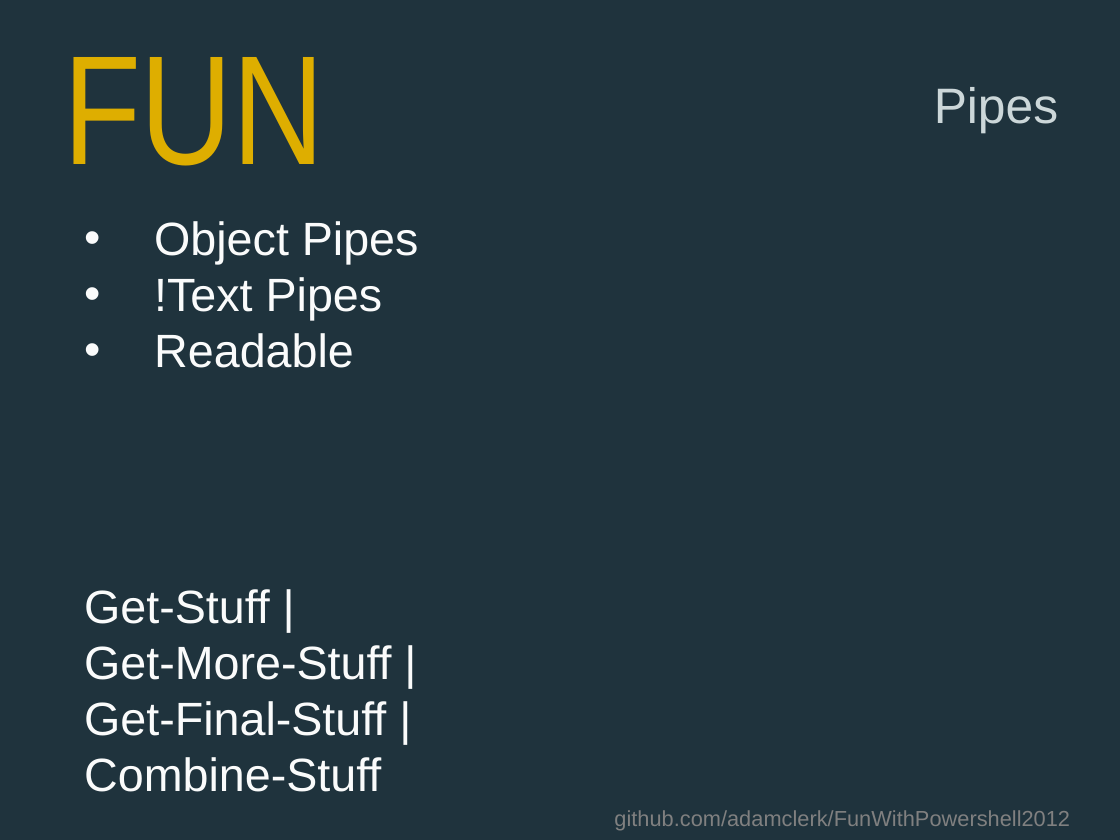
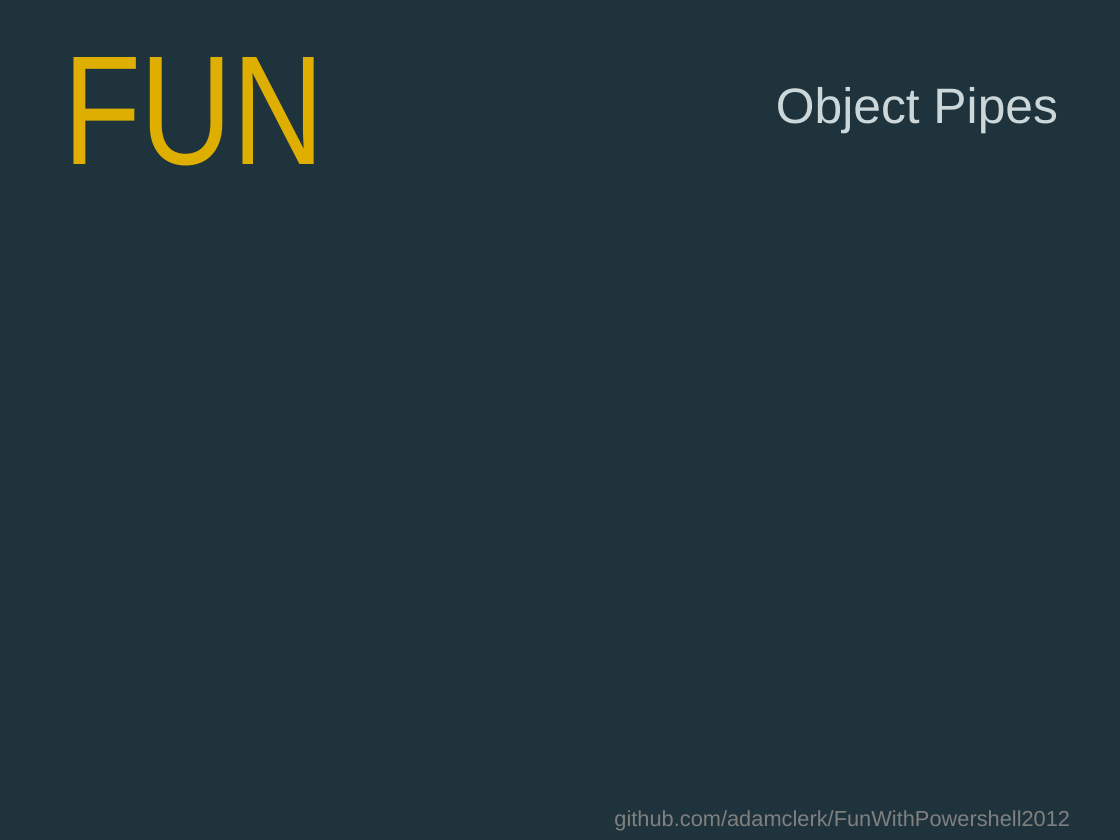
Before and after one commit to adamclerk/FunWithPowershell2012, a slide deck: slide 6 of 2012_CodeCamp_PowerShell.pptx. Drawn at 1120x840 pixels with LibreOffice and Linux fonts; fonts in the diff are those of the drawing. Boxes give left, top, right and bottom in pixels: in the first picture for what was removed or moved away, otherwise in the second. Text is boxed around its words. In the diff, an @@ line names an element or a change of style, - is before the commit and + after.

```diff
--- a/2012_CodeCamp_PowerShell.pptx
+++ b/2012_CodeCamp_PowerShell.pptx
@@ text at bbox=[776, 87, 1058, 133]: text changed @@
-Pipes
+Object Pipes
@@ text removed at bbox=[154, 221, 419, 368] @@
-• Object Pipes
-• !Text Pipes
-• Readable
@@ text removed at bbox=[84, 589, 391, 792] @@
-Get-Stuff |
-Get-More-Stuff |
-Get-Final-Stuff |
-Combine-Stuff
```
Also in this commit, not shown: 7 other slides changed, 1 slide added, 1 slide removed, 13 other files.
